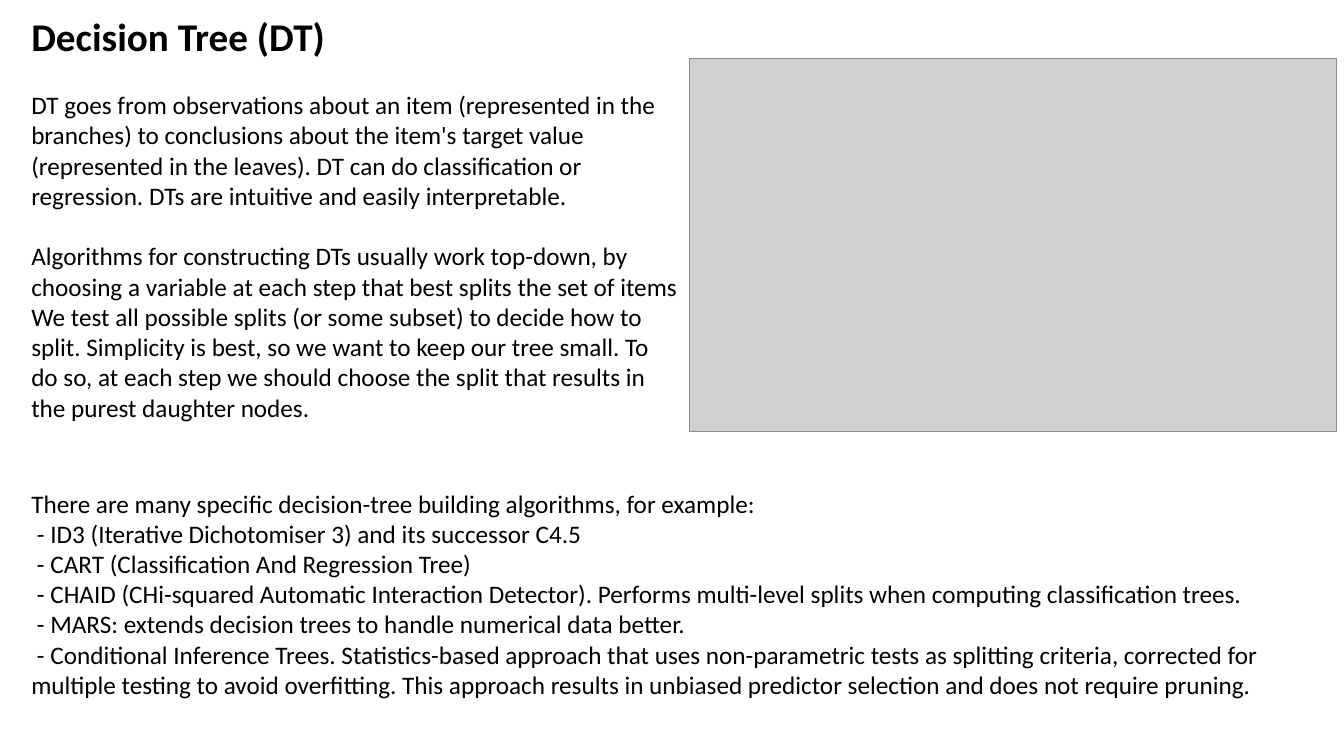
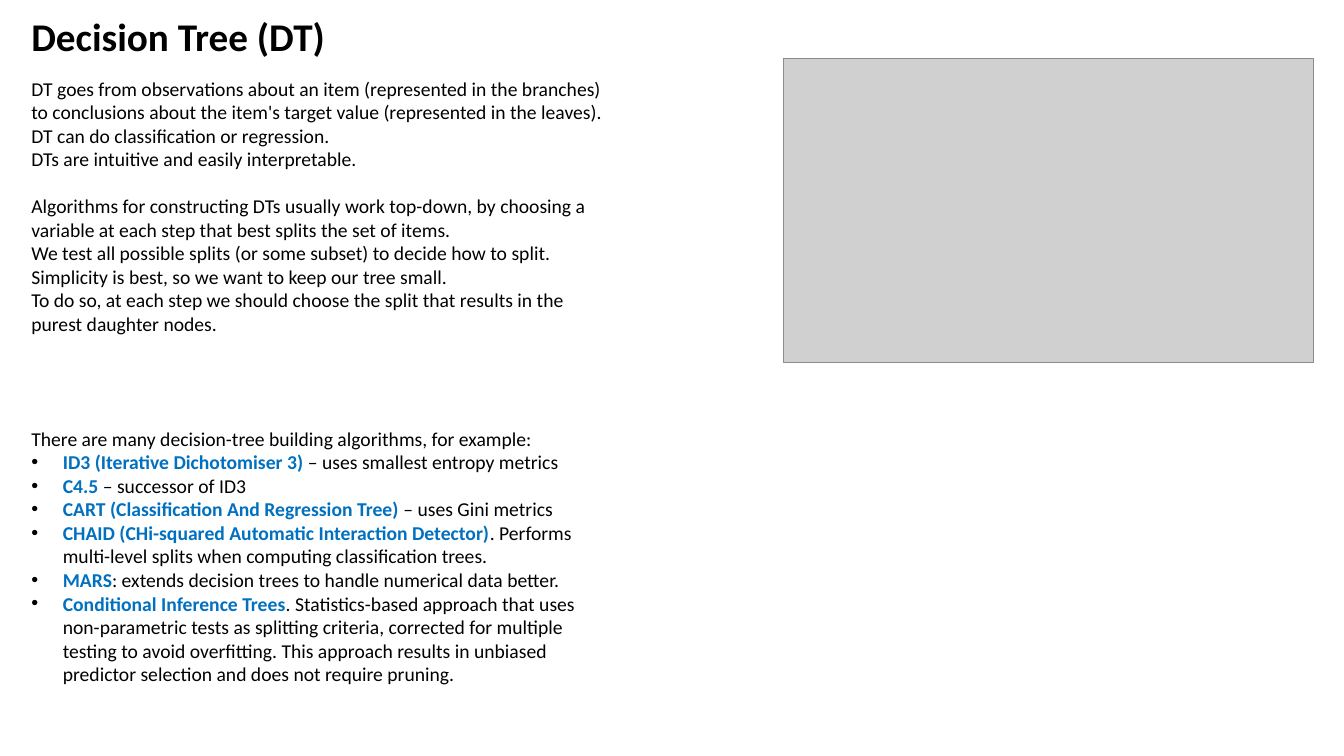
Before and after one commit to lselector/ml_ai_doc, a slide deck: slide 2 of Tree_RandomForest_GradientBoosting.pptx. Drawn at 1344x756 pixels with LibreOffice and Linux fonts; fonts in the diff are those of the drawing; grey boxes stand for pictures. Boxes give left, top, right and bottom in pixels: in the first picture for what was removed or moved away, otherwise in the second. Text is boxed around its words. In the diff, an @@ line names an element or a change of style, - is before the commit and + after.

Commit message:
Added description of Gini and other split methods

```diff
--- a/Tree_RandomForest_GradientBoosting.pptx
+++ b/Tree_RandomForest_GradientBoosting.pptx
@@ picture: place and size @@
-picture at <box>690,58,1337,432</box>
+picture at <box>783,58,1314,363</box>
@@ text at <box>31,82,601,335</box>: text changed; size 18 to 14 pt @@
-Decision Tree (DT)
-DT goes from observations about an item (represented in the branches) to conclusions about the item's target value (represented in the leaves). DT can do classification or regression. DTs are intuitive and easily interpretable.
-Algorithms for constructing DTs usually work top-down, by choosing a variable at each step that best splits the set of items We test all possible splits (or some subset) to decide how to split. Simplicity is best, so we want to keep our tree small. To do so, at each step we should choose the split that results in the purest daughter nodes.
+DT goes from observations about an item (represented in the branches) to conclusions about the item's target value (represented in the leaves).
+DT can do classification or regression.
+DTs are intuitive and easily interpretable.
+Algorithms for constructing DTs usually work top-down, by choosing a variable at each step that best splits the set of items.
+We test all possible splits (or some subset) to decide how to split.
+Simplicity is best, so we want to keep our tree small.
+To do so, at each step we should choose the split that results in the purest daughter nodes.
@@ text at <box>31,432,574,685</box>: text changed; size 18 to 14 pt @@
-There are many specific decision-tree building algorithms, for example:
-- ID3 (Iterative Dichotomiser 3) and its successor C4.5
-- CART (Classification And Regression Tree)
-- CHAID (CHi-squared Automatic Interaction Detector). Performs multi-level splits when computing classification trees.
-- MARS: extends decision trees to handle numerical data better.
-- Conditional Inference Trees. Statistics-based approach that uses non-parametric tests as splitting criteria, corrected for multiple testing to avoid overfitting. This approach results in unbiased predictor selection and does not require pruning.
+There are many decision-tree building algorithms, for example:
+• ID3 (Iterative Dichotomiser 3) – uses smallest entropy metrics
+• C4.5 – successor of ID3
+• CART (Classification And Regression Tree) – uses Gini metrics
+• CHAID (CHi-squared Automatic Interaction Detector). Performs multi-level splits when computing classification trees.
+• MARS: extends decision trees to handle numerical data better.
+• Conditional Inference Trees. Statistics-based approach that uses non-parametric tests as splitting criteria, corrected for multiple testing to avoid overfitting. This approach results in unbiased predictor selection and does not require pruning.
```
Also in this commit, not shown: 2 other slides changed, 3 slides added, 1 other file.
